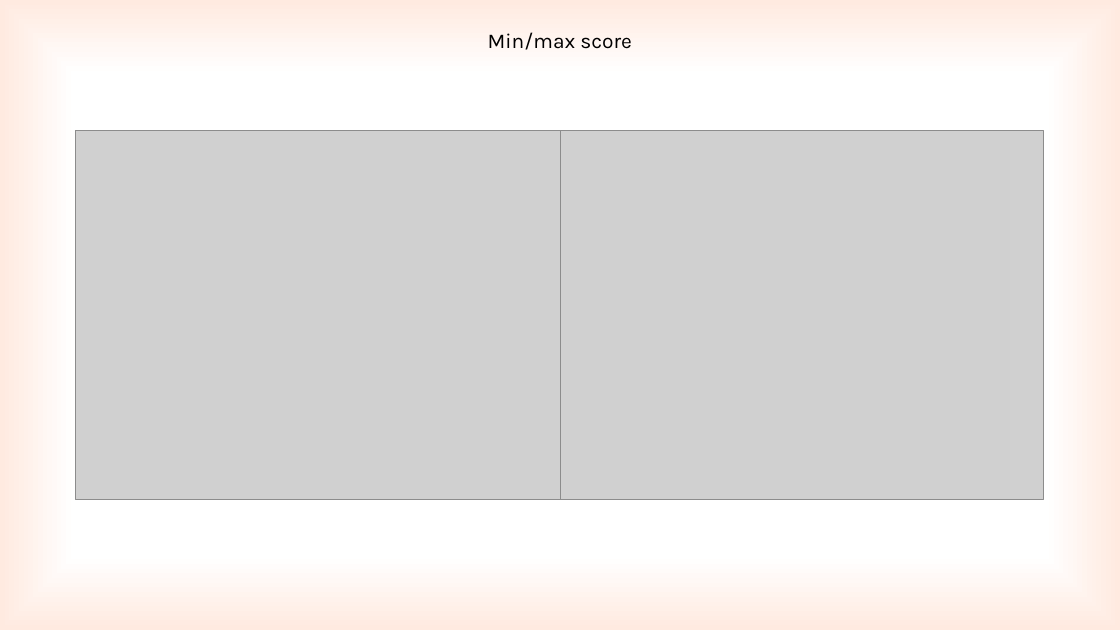
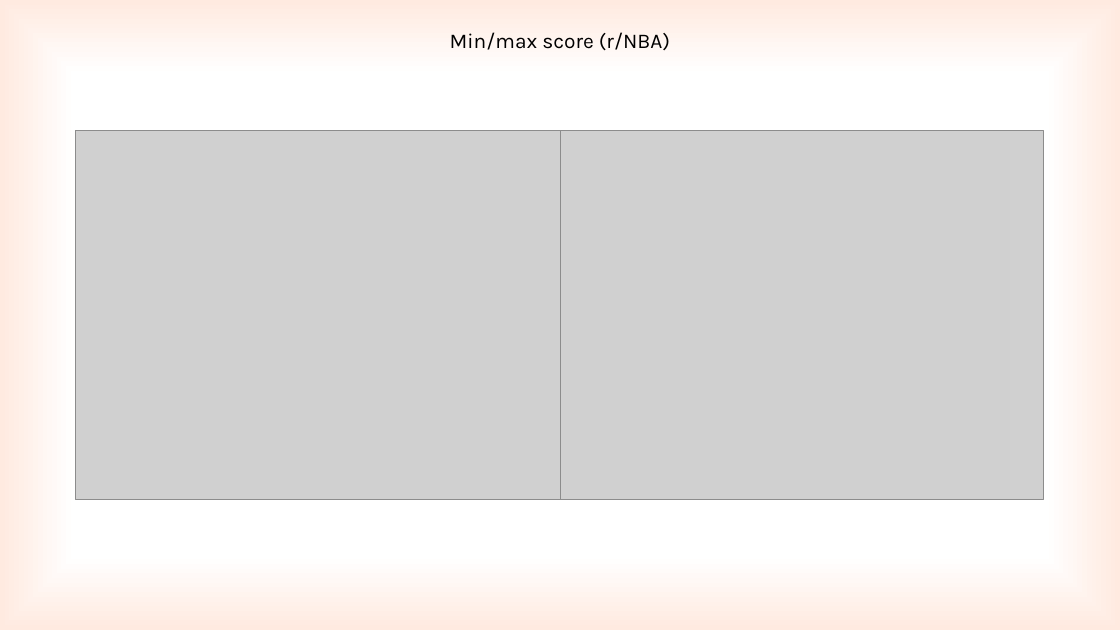
Before and after one commit to kwimbik/Applications-of-Computational-Intelligence, a slide deck: slide 6 of vizualizace.pptx. Drawn at 1120x630 pixels with LibreOffice and Linux fonts; fonts in the diff are those of the drawing; grey boxes stand for pictures. Boxes give left, top, right and bottom in pixels: in the first picture for what was removed or moved away, otherwise in the second. Text is boxed around its words. In the diff, an @@ line names an element or a change of style, - is before the commit and + after.

```diff
--- a/vizualizace.pptx
+++ b/vizualizace.pptx
@@ text at (x1=450, y1=32, x2=670, y2=51): text changed @@
-Min/max score
+Min/max score (r/NBA)
```
Also in this commit, not shown: 8 other slides changed.
